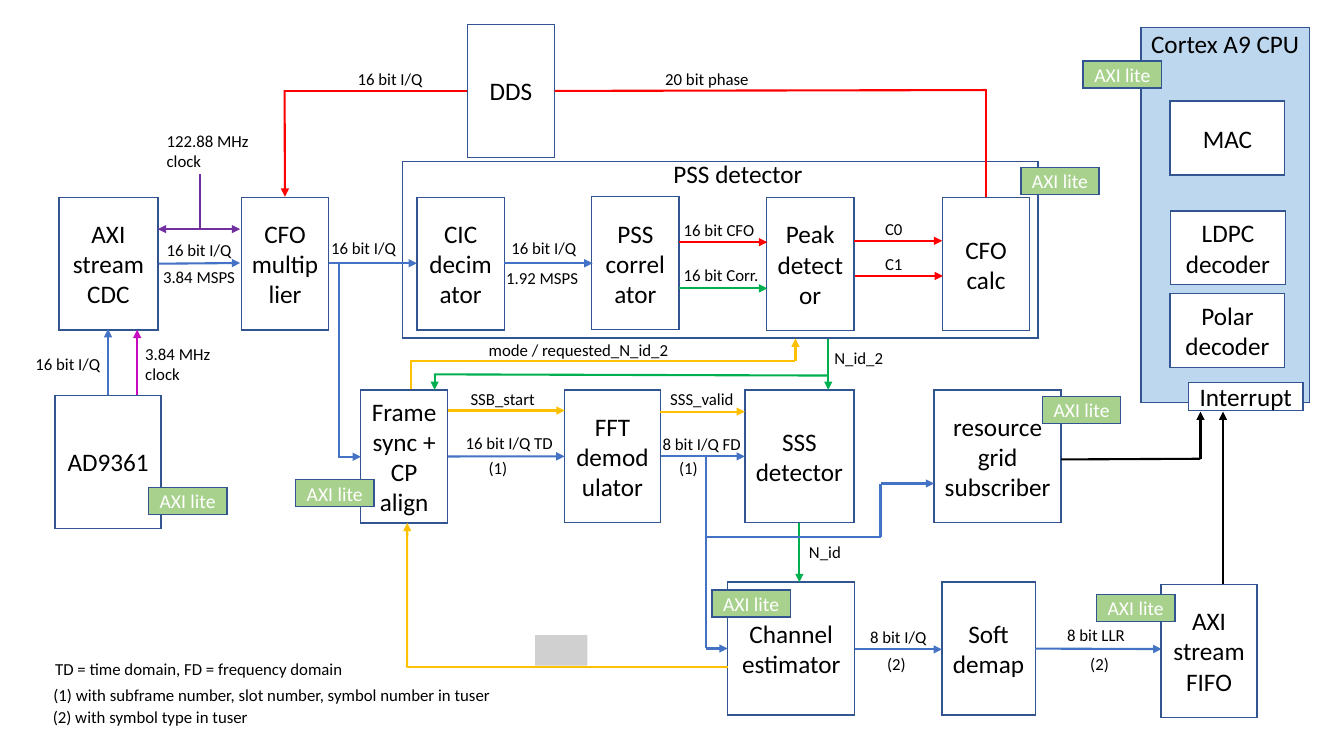
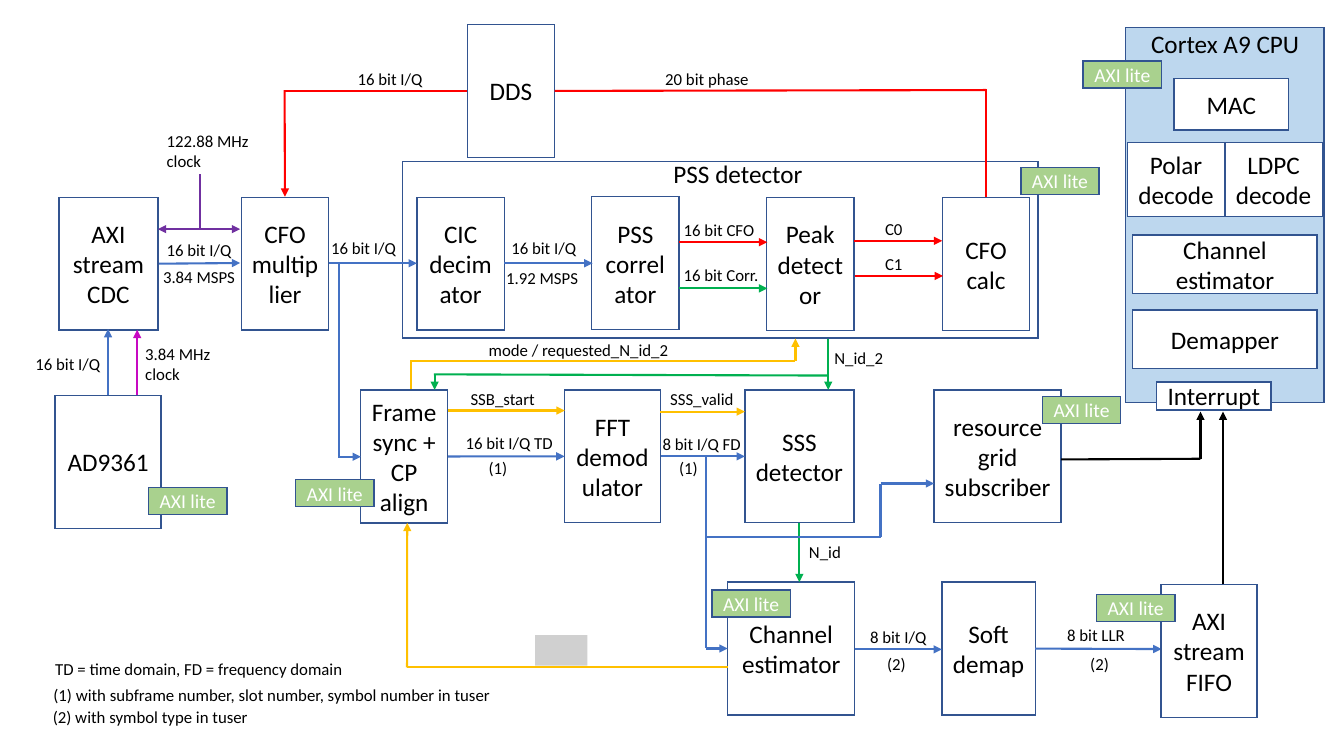
Before and after one commit to catkira/open5G_phy, a slide deck: slide 1 of doc/overview.pptx. Drawn at 1344x756 pixels with LibreOffice and Linux fonts; fonts in the diff are those of the drawing; grey boxes stand for pictures. Boxes give left, top, right and bottom in pixels: in the first picture for what was removed or moved away, otherwise in the second. Text is boxed around its words. In the diff, an @@ line names an element or a change of style, - is before the commit and + after.

```diff
--- a/doc/overview.pptx
+++ b/doc/overview.pptx
@@ rectangle: place and size @@
-rectangle at (1141,27,1310,402)
+rectangle at (1126,27,1325,402)
@@ rectangle "MAC": place and size @@
-rectangle "MAC" at (1171,101,1286,174)
+rectangle "MAC" at (1175,79,1290,130)
@@ rectangle "Polar decode": place and size @@
-rectangle "Polar decode" at (1171,293,1286,367)
+rectangle "Polar decode" at (1127,142,1225,216)
@@ rectangle "LDPC decode": place and size @@
-rectangle "LDPC decode" at (1171,211,1286,284)
+rectangle "LDPC decode" at (1225,143,1323,217)
@@ text in rectangle at (1138,156,1213,204): text changed @@
-Polar decoder
+Polar decode
@@ text in rectangle at (1236,157,1311,204): text changed @@
-LDPC decoder
+LDPC decode
@@ rectangle added at (1133,235,1318,293), fill #FFFFFF, outline #325491 1 pt, 18 pt, text #000000 @@
+Channel estimator
@@ rectangle added at (1133,311,1318,369), fill #FFFFFF, outline #325491 1 pt, 18 pt, text #000000 @@
+Demapper
@@ rectangle "Interrupt": place and size @@
-rectangle "Interrupt" at (1189,383,1304,411)
+rectangle "Interrupt" at (1156,382,1271,410)
```
Also in this commit, not shown: 1 other file.
